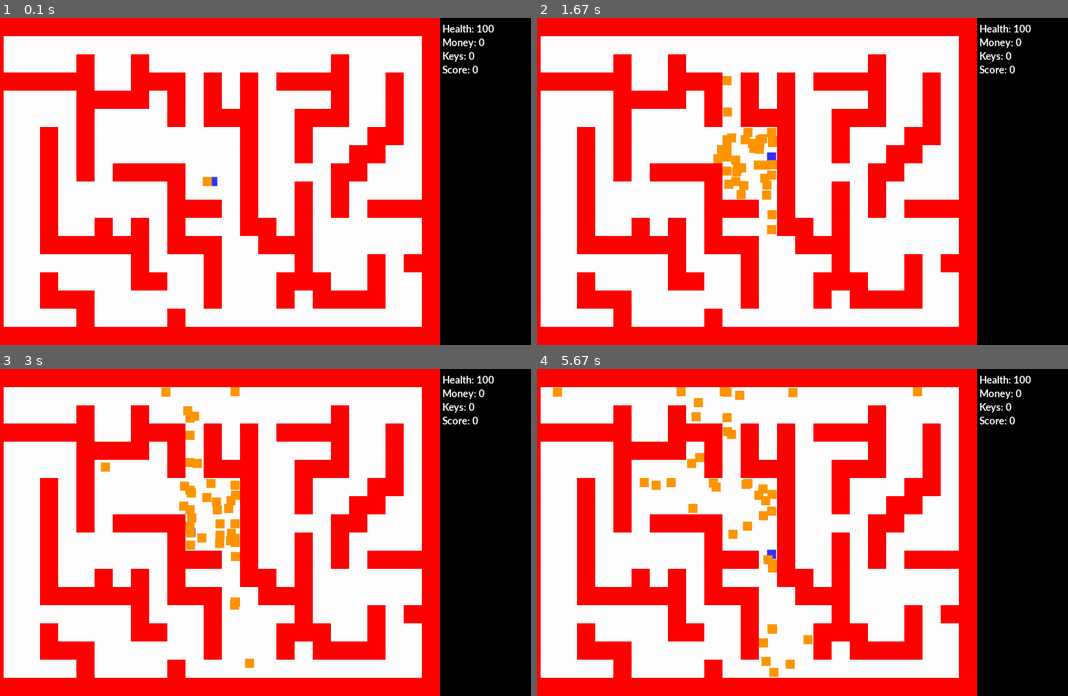
Above: before the commit, frames 1-4 (two rows, left to right).
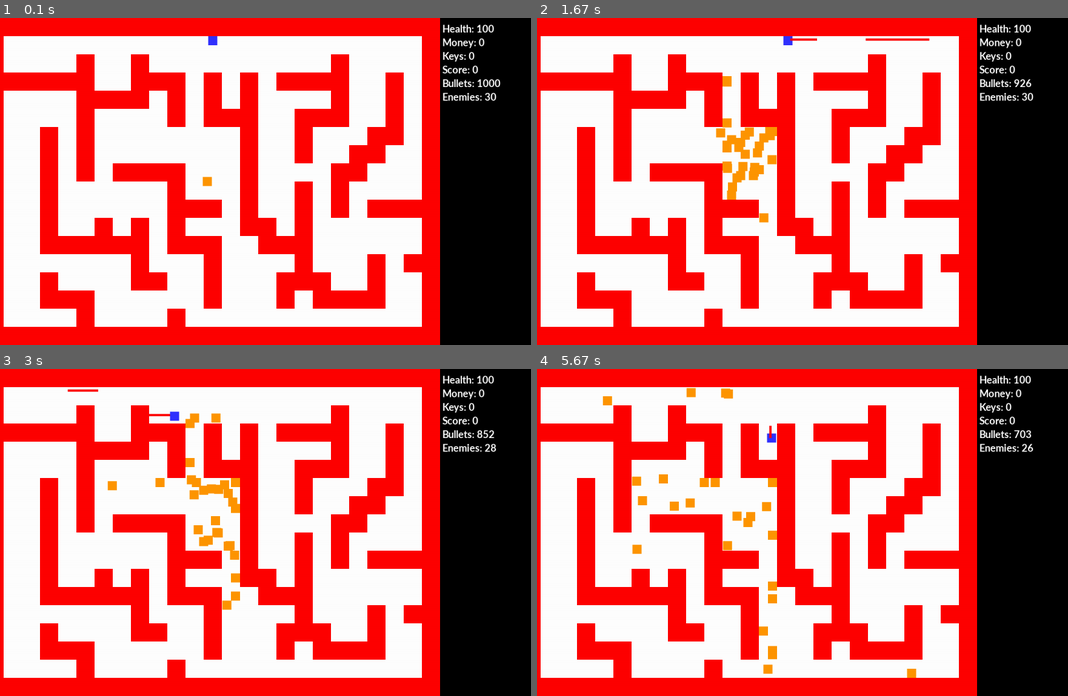
Above: after the commit, the same moments.

Repository: JavierRT7/RamosTurnes-classwork
Game: pygame game, started from pyGame/mini project/mini-project.py
Same seed, same stepped clock (60 frames per second), same inputs: the game is played once before the commit and once after it.
Inputs:
- Up to frame 1 (0.1 s): no input
- Up to frame 2 (1.67 s): hold D 0.33-0.8 s; hold W 0.83-1.13 s; hold Up 0.83-1.13 s; hold D 1.17-1.63 s; hold Right 1.17-1.63 s
- Up to frame 3 (3 s): hold A 1.67-2.2 s; hold Left 1.67-2.2 s; hold S 2.23-2.53 s; hold Down 2.23-2.53 s; hold A 2.57-2.97 s; hold Left 2.57-2.97 s
- Up to frame 4 (5.67 s): hold W 3-3.37 s; hold Up 3-3.37 s; hold D 3.4-4.03 s; hold Right 3.4-4.03 s; hold S 4.07-4.43 s; hold Down 4.07-4.43 s; hold S 4.47-4.93 s; hold Down 4.47-4.93 s; hold D 4.97-5.43 s; hold Right 4.97-5.43 s; hold W from 5.47 s (still down); hold Up from 5.47 s (still down)

The runs differ from the first frame. In frame 1, 0.4% of the frame differs, in the area x 39-95%, y 5-52%; in frame 2, 2.1%; in frame 3, 2.7%; in frame 4, 3.1%, in the area x 2-94%, y 5-95%.

Commit message:
Update mini-project.py

Diff:
--- a/pyGame/mini project/mini-project.py
+++ b/pyGame/mini project/mini-project.py
@@ -8,6 +8,7 @@
 YELLOW = (255,255,0)
 RED = (255,0,0)
 ORANGE = (255,150,0)
+GREEN = (0,255,0)
 # -- Initialise PyGame
 pygame.init()
 # -- Blank Screen
@@ -18,7 +19,7 @@
 #Classes
 class Player(pygame.sprite.Sprite):
   # Define the constructor for snow
-  def __init__(self, color, width, height, health, money, keys, score):
+  def __init__(self, color, width, height, health, money, keys, score, bullets):
     # Set speed of the sprite
     self.speed_x = 0
     self.speed_y = 0
@@ -26,6 +27,7 @@
     self.money = 0
     self.keys = 0
     self.score = 0
+    self.bullets = bullets
     # Call the sprite constructor
     super().__init__()
     # Create a sprite and fill it with colour
@@ -34,7 +36,7 @@
     # Set the position of the sprite
     self.rect = self.image.get_rect()
     self.rect.x = 490
-    self.rect.y = 350
+    self.rect.y = 40
   #End Procedure
 
 # Class update function - runs for each pass through the game loop
@@ -55,6 +57,38 @@
     if keys[pygame.K_LEFT]:
       self.speed_x = -3
       self.rect.x = self.rect.x + self.speed_x
+    #End If
+    if keys[pygame.K_w]:
+      if self.bullets > 0:
+        bullet = Bullet(RED, 5, 5, 0, -5)
+        bullet_group.add(bullet)
+        all_sprites_group.add(bullet)
+        self.bullets = self.bullets - 1
+      #End If
+    #End If
+    if keys[pygame.K_s]:
+      if self.bullets > 0:
+        bullet = Bullet(RED, 5, 5, 0, 5)
+        bullet_group.add(bullet)
+        all_sprites_group.add(bullet)
+        self.bullets = self.bullets - 1
+      #End If
+    #End If
+    if keys[pygame.K_a]:
+      if self.bullets > 0:
+        bullet = Bullet(RED, 5, 5, -5, 0)
+        bullet_group.add(bullet)
+        all_sprites_group.add(bullet)
+        self.bullets = self.bullets - 1
+      #End If
+    #End If
+    if keys[pygame.K_d]:
+      if self.bullets > 0:
+        bullet = Bullet(RED, 5, 5, 5, 0)
+        bullet_group.add(bullet)
+        all_sprites_group.add(bullet)
+        self.bullets = self.bullets - 1
+      #End If
     #End If
 #End Class
 class Wall(pygame.sprite.Sprite):
@@ -91,7 +125,6 @@
     # Set speed of the sprite
     self.speed_x = speed_x
     self.speed_y = speed_y
-
     # Call the sprite constructor
     super().__init__()
     # Create a sprite and fill it with colour
@@ -119,6 +152,28 @@
     #Next
     self.old_x = self.rect.x
     self.old_y = self.rect.y
+  #End Procedure
+#End Class
+class Bullet(pygame.sprite.Sprite):
+  # Define the constructor for snow
+  def __init__(self, color, width, height, speed_x, speed_y):
+    # Set speed of the sprite
+    self.speed_x = speed_x
+    self.speed_y = speed_y
+    # Call the sprite constructor
+    super().__init__()
+    # Create a sprite and fill it with colour
+    self.image = pygame.Surface([width,height])
+    self.image.fill(color)
+    # Set the position of the sprite
+    self.rect = self.image.get_rect()
+    self.rect.x = player.rect.x + 5
+    self.rect.y = player.rect.y + 5
+  #End Procedure
+# Class update function - runs for each pass through the game loop
+  def update(self):
+    self.rect.x = self.rect.x + self.speed_x
+    self.rect.y = self.rect.y + self.speed_y
   #End Procedure
 #End Class
 # -- Exit game flag set to false
@@ -164,7 +219,9 @@
 wall_group = pygame.sprite.Group()
 display_group = pygame.sprite.Group()
 enemy_group = pygame.sprite.Group()
-player = Player(BLUE, 20, 20, 100, 0, 0, 0)
+bullet_group = pygame.sprite.Group()
+enemy_number = 30
+player = Player(BLUE, 20, 20, 100, 0, 0, 0, 1000)
 player_group.add(player)
 all_sprites_group.add(player)
 for y in range(18):
@@ -185,7 +242,7 @@
         #End If
     #Next
 #Next
-for counter in range(40):
+for counter in range(enemy_number + 1):
   enemy = Enemy(ORANGE, 20, 20, -2, 0, wall_group)
   enemy.rect.x = 490
   enemy.rect.y = 350
@@ -215,7 +272,14 @@
   Money = 'Money: ' + str(player.money)
   Keys = 'Keys: ' + str(player.keys)
   Score = 'Score: ' + str(player.score)
+  Bullets = 'Bullets: ' + str(player.bullets)
   # -- Game logic goes after this comment
+  bullet_hit_group = pygame.sprite.groupcollide(bullet_group, wall_group, dokilla=True, dokillb=False, collided=None)
+  bullet_enemy_hit_group = pygame.sprite.groupcollide(bullet_group, enemy_group, dokilla=False, dokillb=True, collided=None)
+  for foo in bullet_enemy_hit_group:
+    enemy_number = enemy_number - 1
+  #Next
+  enemyNumber = 'Enemies: ' + str(enemy_number)
   all_sprites_group.update()
   # -- Screen background is BLACK
   screen.fill (screen_colour)
@@ -233,6 +297,12 @@
   font = pygame.font.SysFont('Calibri', 25, True, False)
   text = font.render(Score, True, WHITE)
   screen.blit(text, [1005, 100])
+  font = pygame.font.SysFont('Calibri', 25, True, False)
+  text = font.render(Bullets, True, WHITE)
+  screen.blit(text, [1005, 130])
+  font = pygame.font.SysFont('Calibri', 25, True, False)
+  text = font.render(enemyNumber, True, WHITE)
+  screen.blit(text, [1005, 160])
   # -- flip display to reveal new position of objects
   pygame.display.flip()
   # - The clock ticks over
